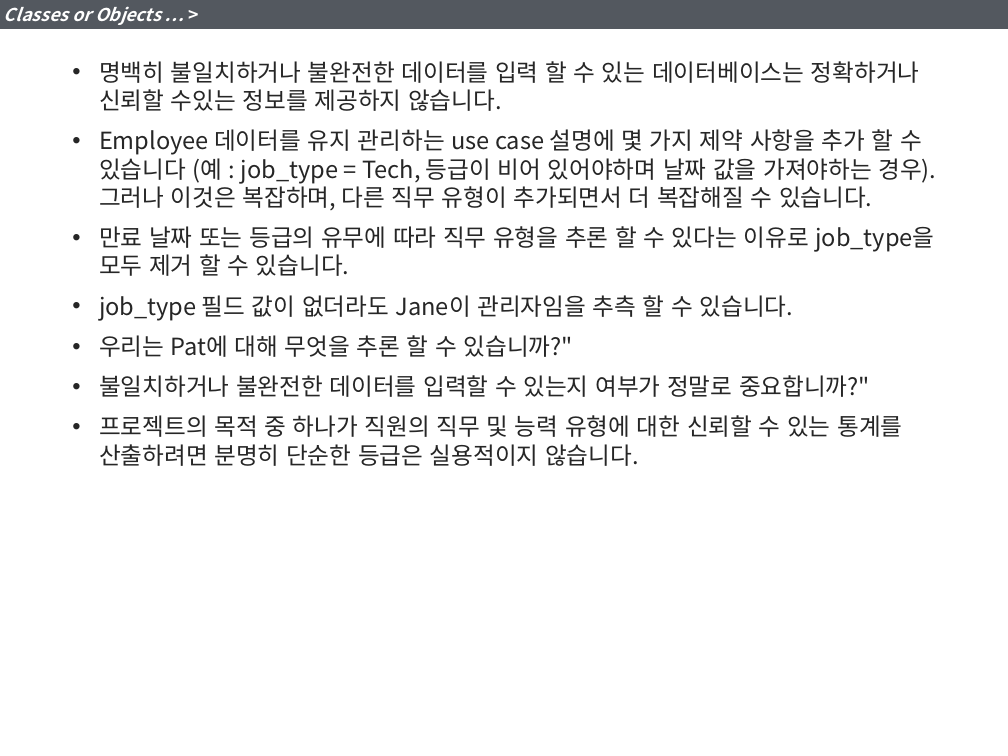
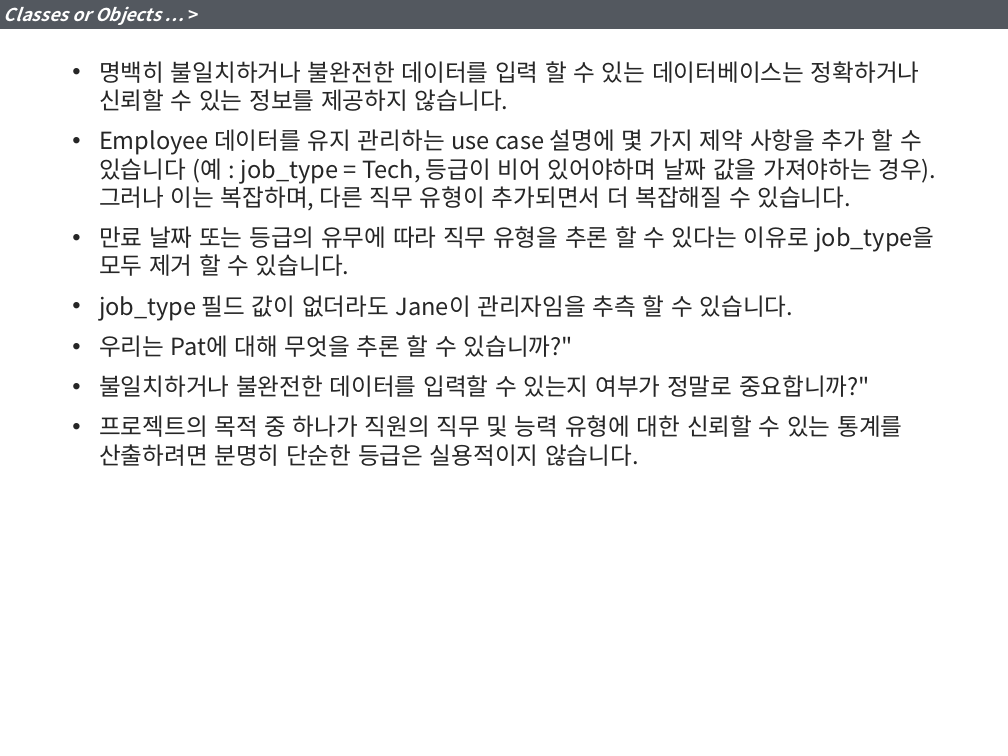
Before and after one commit to YoonJoon/KGarden, a slide deck: slide 6 of DBDesign/7_GeneralizationandSpecialization.pptx. Drawn at 1008x756 pixels with LibreOffice and Linux fonts; fonts in the diff are those of the drawing. Boxes give left, top, right and bottom in pixels: in the first picture for what was removed or moved away, otherwise in the second. Text is boxed around its words. In the diff, an @@ line names an element or a change of style, - is before the commit and + after.

Commit message:
correct typo errors

```diff
--- a/DBDesign/7_GeneralizationandSpecialization.pptx
+++ b/DBDesign/7_GeneralizationandSpecialization.pptx
@@ text at box(99, 61, 937, 210): text changed @@
-• 명백히 불일치하거나 불완전한 데이터를 입력 할 수 있는 데이터베이스는 정확하거나 신뢰할 수있는 정보를 제공하지 않습니다.
-• Employee 데이터를 유지 관리하는 use case 설명에 몇 가지 제약 사항을 추가 할 수 있습니다 (예 : job_type = Tech, 등급이 비어 있어야하며 날짜 값을 가져야하는 경우). 그러나 이것은 복잡하며, 다른 직무 유형이 추가되면서 더 복잡해질 수 있습니다.
+• 명백히 불일치하거나 불완전한 데이터를 입력 할 수 있는 데이터베이스는 정확하거나 신뢰할 수 있는 정보를 제공하지 않습니다.
+• Employee 데이터를 유지 관리하는 use case 설명에 몇 가지 제약 사항을 추가 할 수 있습니다 (예 : job_type = Tech, 등급이 비어 있어야하며 날짜 값을 가져야하는 경우). 그러나 이는 복잡하며, 다른 직무 유형이 추가되면서 더 복잡해질 수 있습니다.
```
Also in this commit, not shown: 12 other slides changed.
